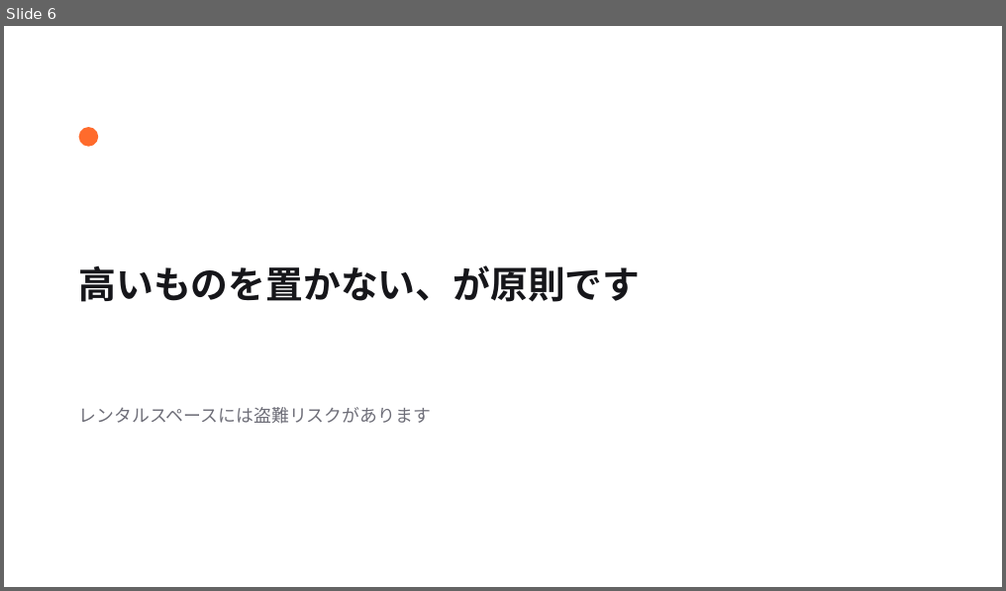
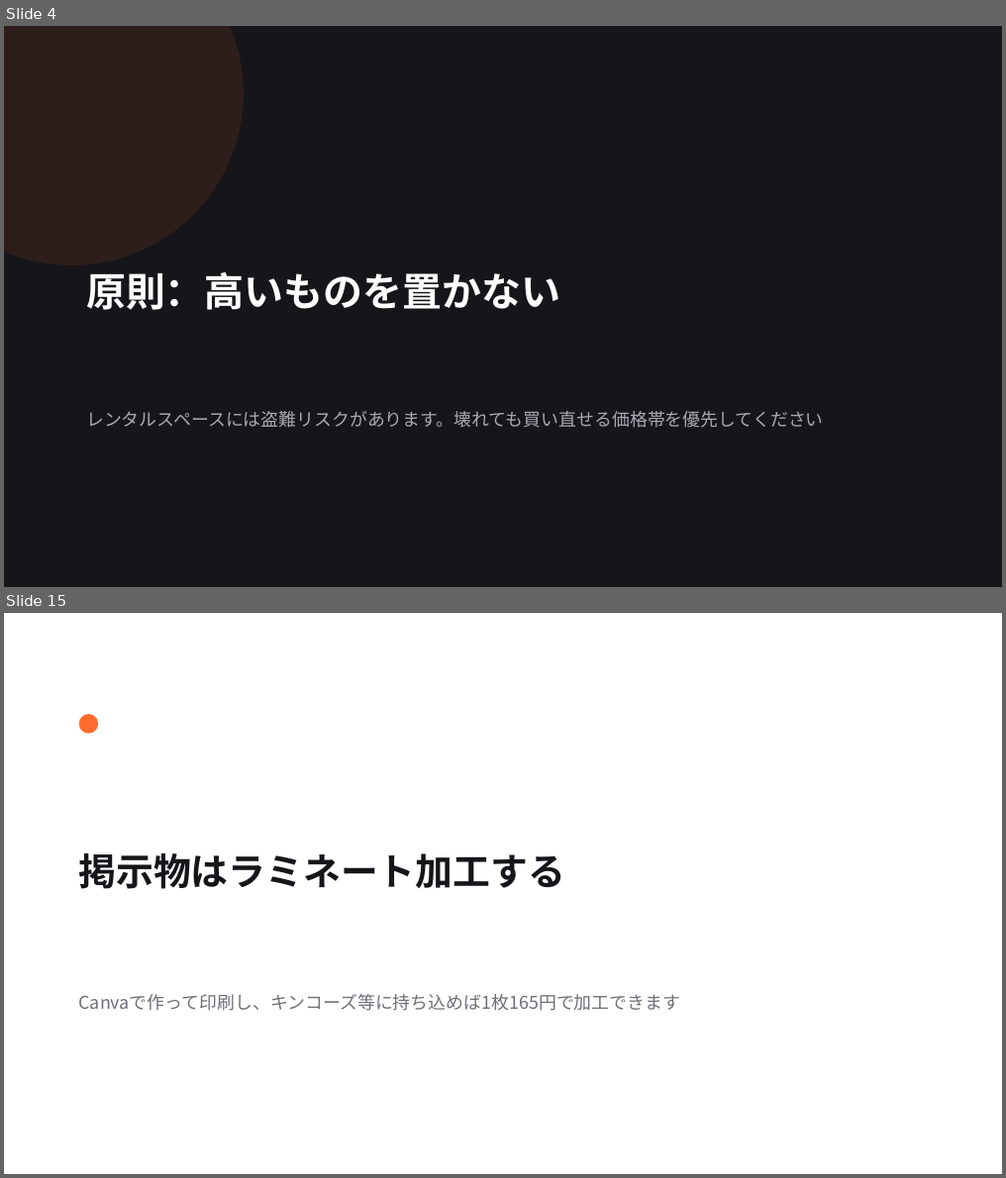
Before and after one commit to sou1104pc-ops/task-matrix, a slide deck: slides/11_備品を揃える.pptx. Shown one above the other, each under a label of ours: slide 6 before the commit, slides 4 and 15 after it; the slides between them are not shown. The pictures are 1006x591 and 1006x1178 pixels, drawn with LibreOffice and Linux fonts; fonts in the diff are those of the drawing. Boxes give left, top, right and bottom in pixels: in the first picture for what was removed or moved away, otherwise in the second. Text is boxed around its words. In the diff, an @@ line names an element or a change of style, - is before the commit and + after.

```diff
--- a/slides/11_備品を揃える.pptx
+++ b/slides/11_備品を揃える.pptx
@@ slide 15 added at box(4, 613, 1002, 1174), background #FFFFFF @@
@@ ellipse added at box(79, 714, 98, 734), fill #FF6B2C @@
@@ text added at box(79, 854, 565, 889), 36 pt, text #16161A, bold @@
+掲示物はラミネート加工する
@@ text added at box(79, 994, 681, 1011), 17 pt, text #6E6E78 @@
+Canvaで作って印刷し、キンコーズ等に持ち込めば1枚165円で加工できます
@@ what was slide 6 is now slide 4 @@
@@ slide 4 changed as well @@
@@ background #FFFFFF to #16161A @@
@@ ellipse added at box(4, 26, 244, 266), fill #FF6B2C at 10% opacity @@
@@ ellipse removed at box(79, 127, 98, 147) @@
@@ text at box(86, 273, 560, 310): text changed; size 36 to 38 pt; text colour #16161A to #FFFFFF @@
-高いものを置かない、が原則です
+原則：高いものを置かない
@@ text at box(86, 411, 824, 428): text changed; text colour #6E6E78 to #A9A9B4 @@
-レンタルスペースには盗難リスクがあります
+レンタルスペースには盗難リスクがあります。壊れても買い直せる価格帯を優先してください
```
Also in this commit, not shown: 1 other slide changed, 21 other slides added, 3 slides removed, 19 other files.
